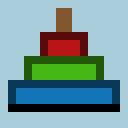
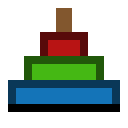
The second 128x128 image is a revision of the first. Changes to its layers:
hid "Background" over (0, 0, 128, 128)
